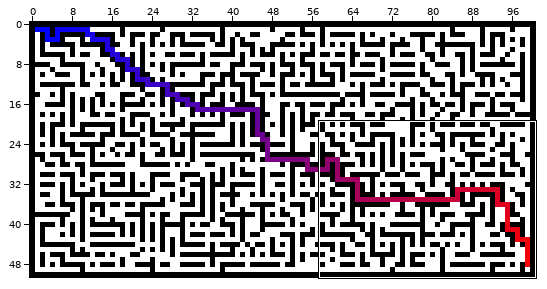
Sprite sheet -- mazes/_cell.png. The first picture is a wide view before the edit; the outline marks the close-up.
Close-up. First the earlier version:
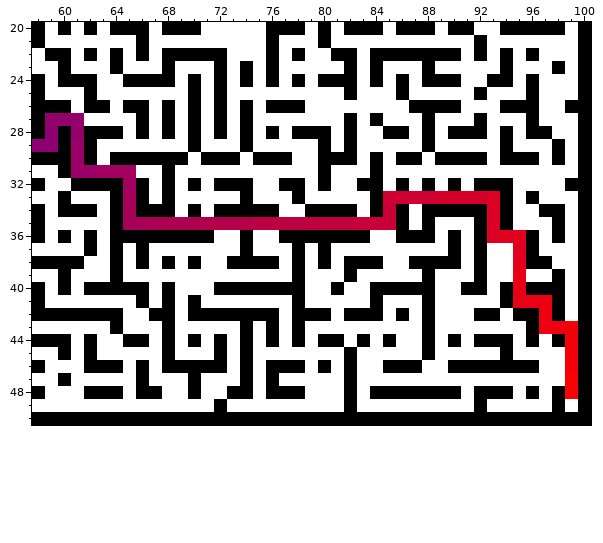
The file is 101x51 pixels. Colours within 5 levels of each other are drawn and written as one. Shown: x 58..100, y 20..50. The commit also changed other parts of the picture, which this record leaves out.
And afterwards:
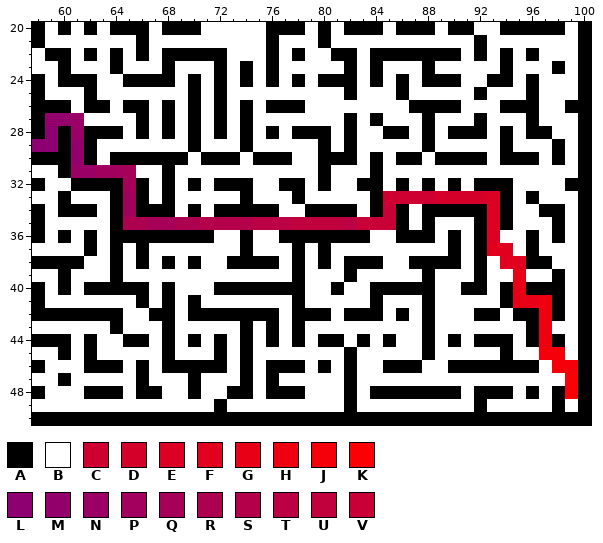
Palette (. is transparent): A #000000  B #ffffff  C #ce0031  D #d5002a  E #db0024  F #e1001e  G #e80017  H #ee0011  J #f5000a  K #fb0004  L #8e0071  M #94006b  N #9a0065  P #a1005e  Q #a70058  R #ae0051  S #b4004b  T #bb0044  U #c1003e  V #c80037
Diff:
@@ x 58..100 @@
 26 AAABAABAABABABABABAAABBBBBBBBAAAABBBAAABBAA
-27 AMMMBBBBABABABABABBBBBBBABABBBABBBABBBABBBA
-28 ALAMAAABABABABABABABAAABABBAABABAAABABAABBA
-29 LLANABBBBBBBABBBABBBBBABABBBBBABBBBBABBBABA
-30 AAANABAAAAAABAAABAAABBAAABABAABAAAABAAABABA
-31 BBANNPPPBBABBBBBBBBBBBABBBABBBBBBBBBBBBBBBA
-32 ABBAAAAPABABABAAABBAABABBAABABABABAAABBBBAA
-33 BBABBBAQABABBBBBABBBABBBBBACCCCDDDDEABABBBA
-34 ABAAABAQAAABABAAAAABBAAAABAVABAAAAAEABBAABA
-35 ABBBBBAQQRRRRSSSSTTTTUUUUVVVABABBBAEABBBABA
-36 ABABABAAAAAAAABBABBAAAAAAABBAAABABAEFFABABA
-37 BBBBABABABBBBBBBABBBABABBBBBBBBBABABBFABBBA
-38 AAAABBABABABABBAAAABABABAAABBAAAABABBFAABBA
+27 AMMNBBBBABABABABABBBBBBBABABBBABBBABBBABBBA
+28 ALANAAABABABABABABABAAABABBAABABAAABABAABBA
+29 LLAMABBBBBBBABBBABBBBBABABBBBBABBBBBABBBABA
+30 AAAMABAAAAAABAAABAAABBAAABABAABAAAABAAABABA
+31 BBANNPPQBBABBBBBBBBBBBABBBABBBBBBBBBBBBBBBA
+32 ABBAAAAQABABABAAABBAABABBAABABABABAAABBBBAA
+33 BBABBBAPABABBBBBABBBABBBBBACCCCDDDDEABABBBA
+34 ABAAABAPAAABABAAAAABBAAAABAVABAAAAAEABBAABA
+35 ABBBBBARRQQRRSSSSTTTUUUUTVVVABABBBAEABBBABA
+36 ABABABAAAAAAAABBABBAAAAAAABBAAABABAEBBABABA
+37 BBBBABABABBBBBBBABBBABABBBBBBBBBABAFFBABBBA
+38 AAAABBABABABABBAAAABABABAAABBAAAABABFFAABBA
 39 BBABBBABBBBBBBBBBBBBABBBABBBBBABBBABBGBBABA
@@ x 95..100 @@
 42 AAHABA
-43 BAHHJA
-44 BABAJA
-45 BBBBJA
-46 AABBJA
+43 BAHBBA
+44 BAHABA
+45 BBJJBA
+46 AABJJA
 47 BBBBKA
Pixel boxes of the changes (left, top, right, bottom) in both close-ups:
changed: (71, 113, 175, 230)
changed: (292, 217, 305, 230)
changed: (344, 217, 357, 230)
changed: (487, 230, 578, 373)
